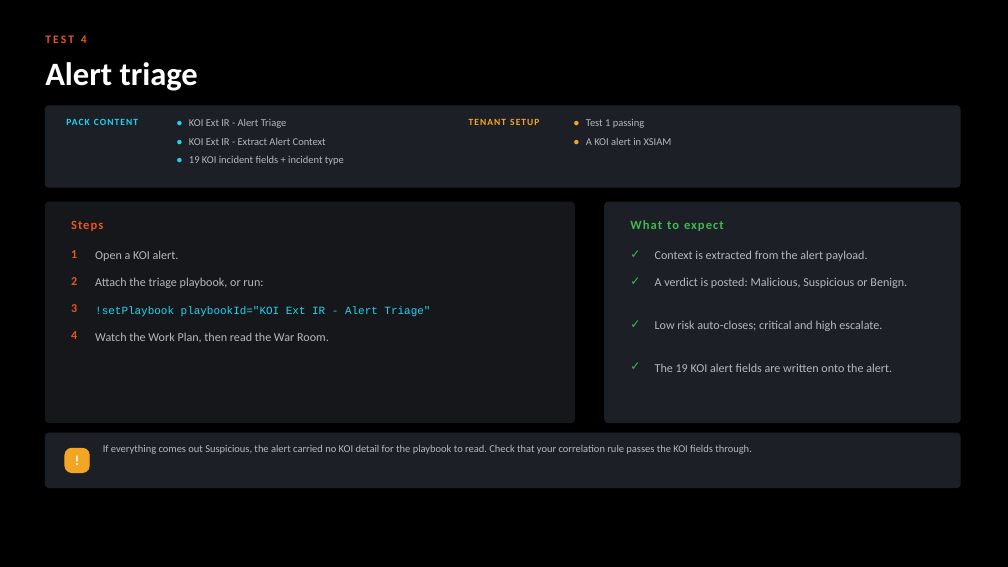
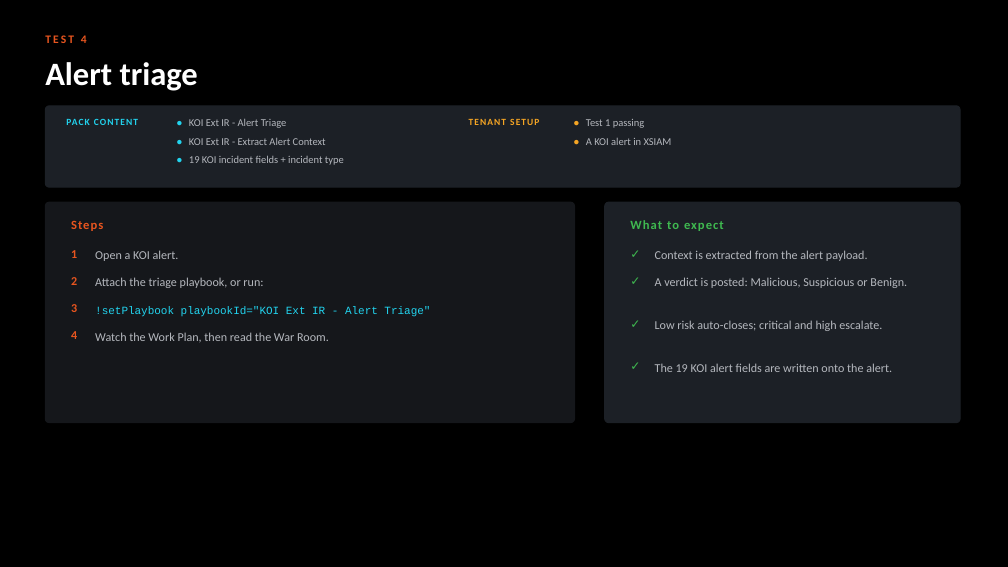
Before and after one commit to ayman-m/koi-xsiam-markeplacepack, a slide deck: slide 8 of docs/KOI_Marketplace_Pack_Test_Guide.pptx. Drawn at 1008x567 pixels with LibreOffice and Linux fonts; fonts in the diff are those of the drawing. Boxes give left, top, right and bottom in pixels: in the first picture for what was removed or moved away, otherwise in the second. Text is boxed around its words. In the diff, an @@ line names an element or a change of style, - is before the commit and + after.

```diff
--- a/docs/KOI_Marketplace_Pack_Test_Guide.pptx
+++ b/docs/KOI_Marketplace_Pack_Test_Guide.pptx
@@ rounded rectangle removed at (x1=45, y1=433, x2=960, y2=488) @@
@@ rounded rectangle removed at (x1=65, y1=448, x2=89, y2=473) @@
@@ text removed at (x1=65, y1=448, x2=89, y2=473) @@
-!
@@ text removed at (x1=103, y1=445, x2=752, y2=454) @@
-If everything comes out Suspicious, the alert carried no KOI detail for the playbook to read. Check that your correlation rule passes the KOI fields through.
```
Also in this commit, not shown: 11 other slides changed, 1 slide removed, 2 other files.
